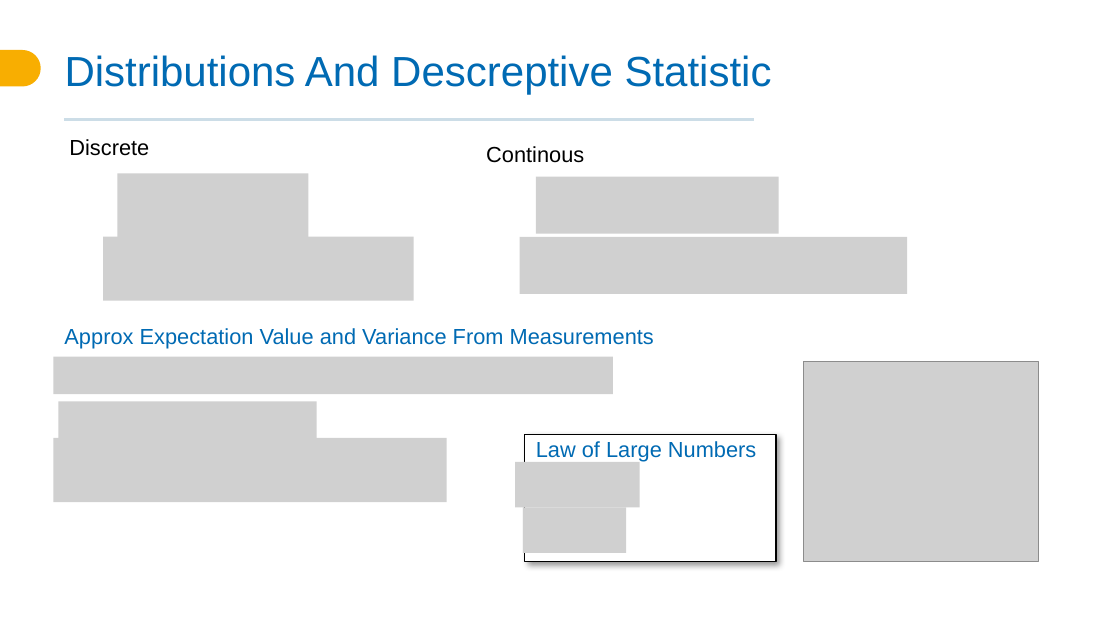
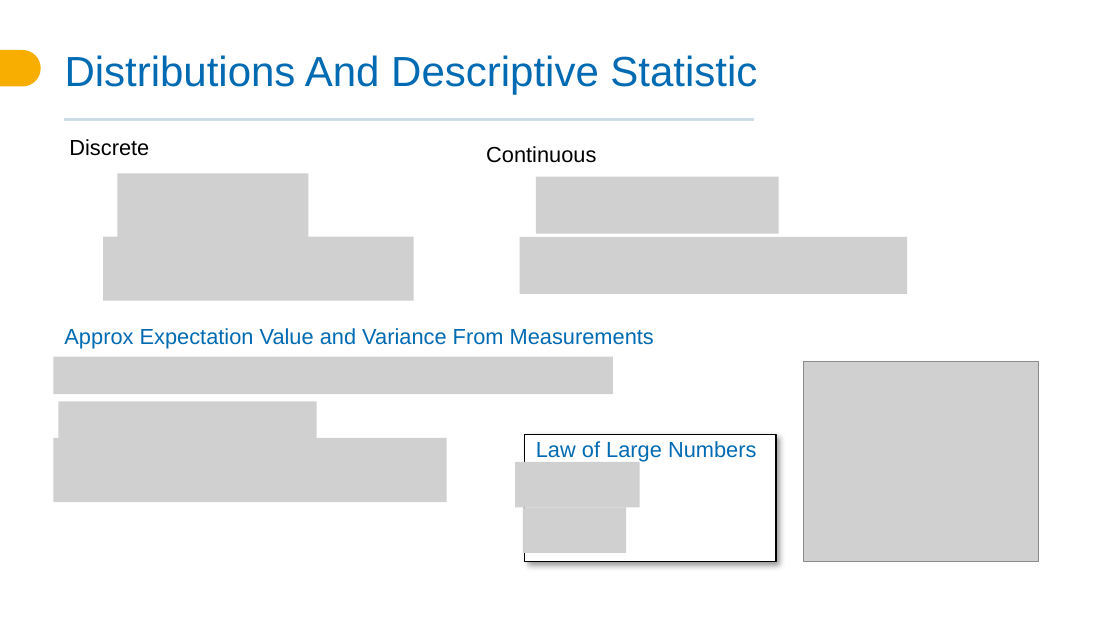
Before and after one commit to dietrichlab-cs/Programming_Intro, a slide deck: slide 4 of python/05_statistics_with_python/funWithStats.pptx. Drawn at 1120x631 pixels with LibreOffice and Linux fonts; fonts in the diff are those of the drawing; grey boxes stand for pictures; background and template pictures are left out. Boxes give left, top, right and bottom in pixels: in the first picture for what was removed or moved away, otherwise in the second. Text is boxed around its words. In the diff, an @@ line names an element or a change of style, - is before the commit and + after.

Commit message:
updated presentation

```diff
--- a/python/05_statistics_with_python/funWithStats.pptx
+++ b/python/05_statistics_with_python/funWithStats.pptx
@@ title at [65,55,757,95]: text changed @@
-Distributions And Descreptive Statistic
+Distributions And Descriptive Statistic
@@ text at [486,146,596,163]: text changed @@
-Continous
+Continuous
```
Also in this commit, not shown: 4 other slides changed, 4 slides added, 5 other files.
